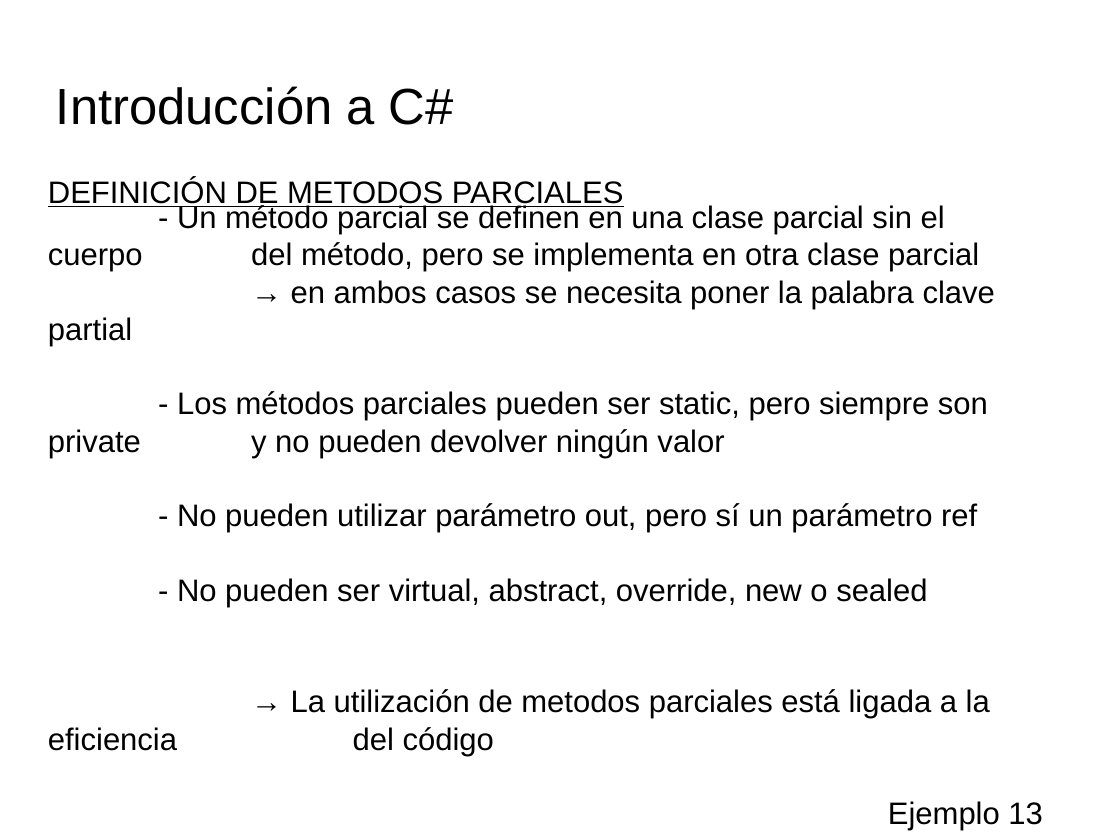
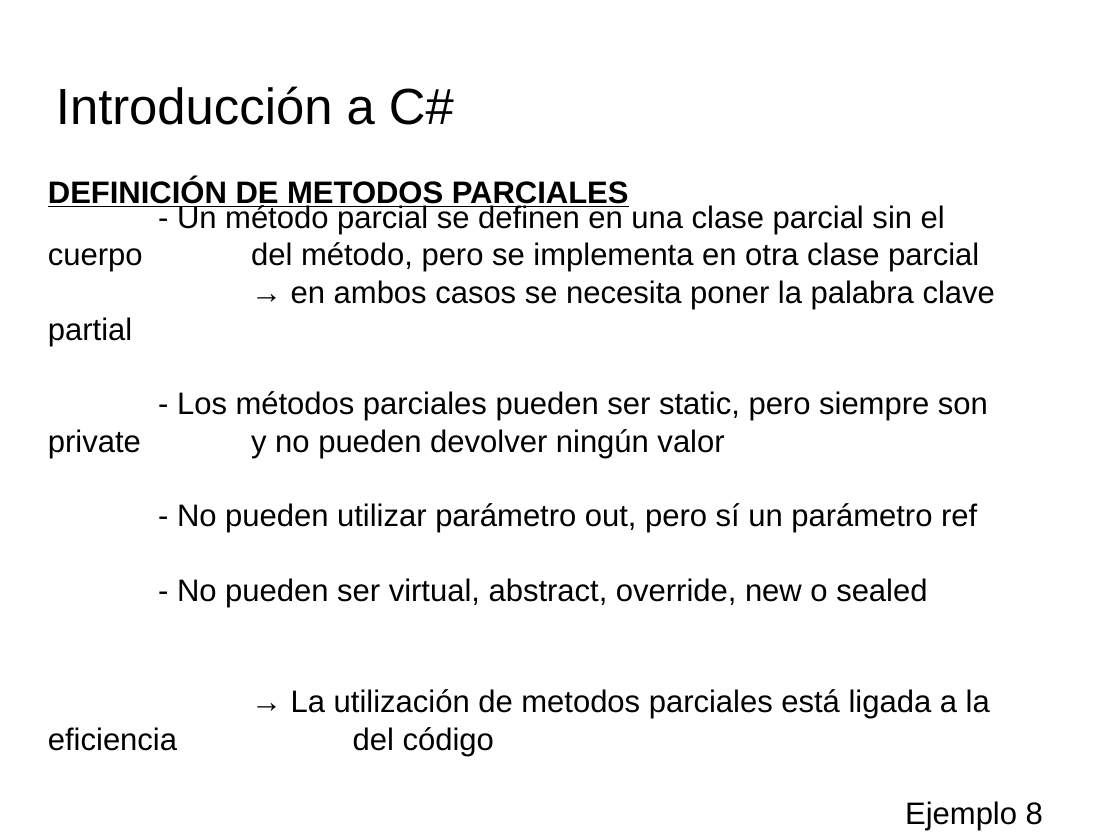
Before and after one commit to videojuegos-abastos/PMV, a slide deck: slide 24 of te/Tema 4 (Chema)/t4.3.- Definiendo miembros de una clase.odp. Drawn at 1120x840 pixels with LibreOffice and Linux fonts; fonts in the diff are those of the drawing; background and template pictures are left out. Boxes give left, top, right and bottom in pixels: in the first picture for what was removed or moved away, otherwise in the second. Text is boxed around its words. In the diff, an @@ line names an element or a change of style, - is before the commit and + after.

```diff
--- a/te/Tema 4 (Chema)/t4.3.- Definiendo miembros de una clase.odp
+++ b/te/Tema 4 (Chema)/t4.3.- Definiendo miembros de una clase.odp
@@ text "DEFINICIÓN DE METODOS PARCIALES" at [48,178,629,209]: bold on @@
@@ text at [905,801,1043,831]: text changed @@
-Ejemplo 13
+Ejemplo 8
```
Also in this commit, not shown: 7 other slides changed, 2 other files.
